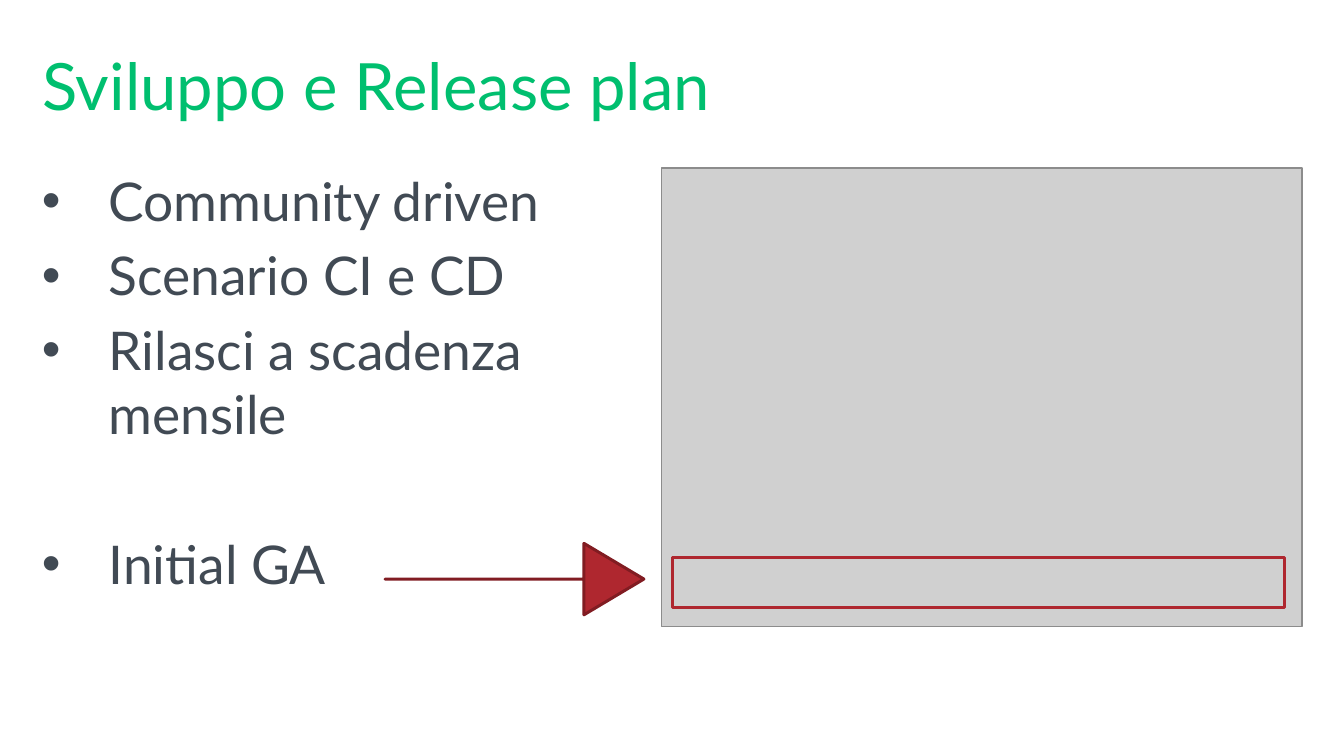
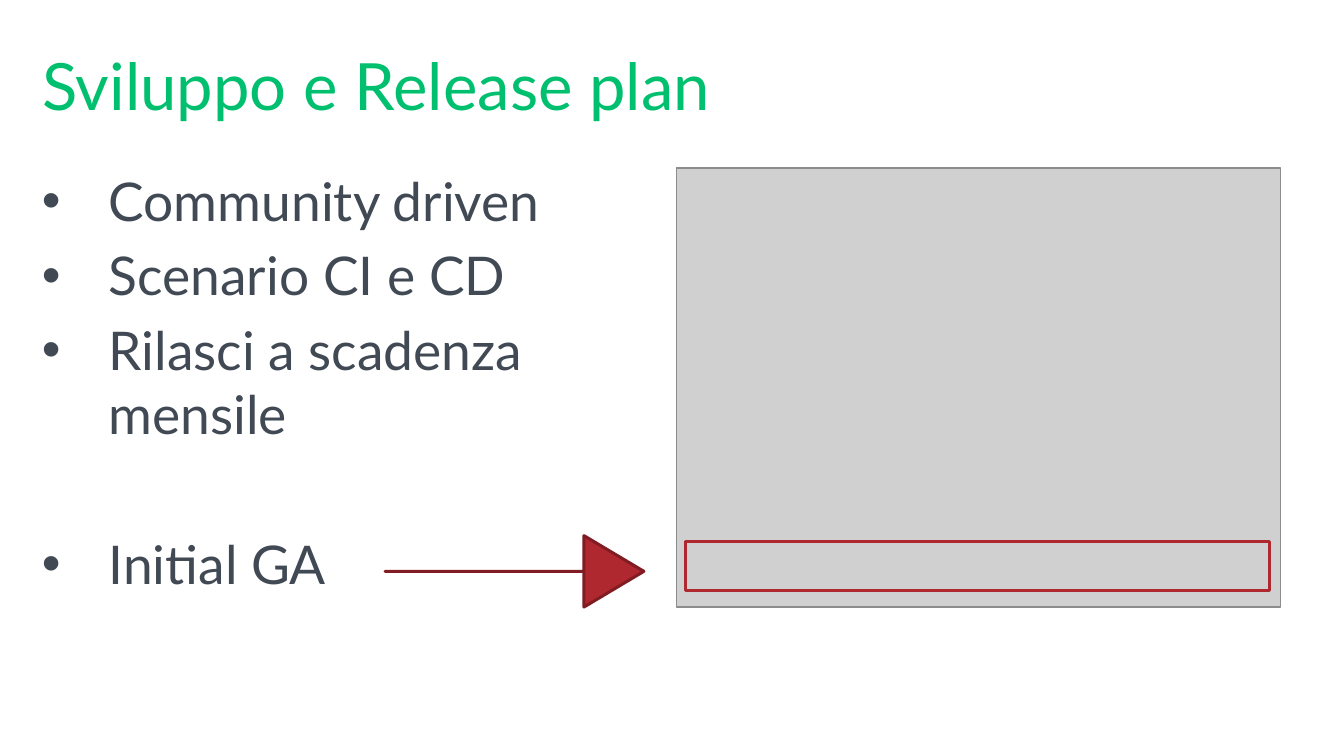
Before and after one commit to mrg3d/demo-opsstudio-repo, a slide deck: slide 25 of Introducing SQL Operations Studio.pptx. Drawn at 1344x756 pixels with LibreOffice and Linux fonts; fonts in the diff are those of the drawing; grey boxes stand for pictures; background and template pictures are left out. Boxes give left, top, right and bottom in pixels: in the first picture for what was removed or moved away, otherwise in the second. Text is boxed around its words. In the diff, an @@ line names an element or a change of style, - is before the commit and + after.

Commit message:
Review post Feb. Release

```diff
--- a/Introducing SQL Operations Studio.pptx
+++ b/Introducing SQL Operations Studio.pptx
@@ picture: place and size @@
-picture at (661,167,1301,626)
+picture at (676,167,1280,607)
@@ right arrow: place and size @@
-right arrow at (385,543,644,614)
+right arrow at (385,535,644,607)
@@ rectangle: place and size @@
-rectangle at (672,558,1285,607)
+rectangle at (686,541,1269,590)
```
Also in this commit, not shown: 1 other slide changed, 2 other files.
